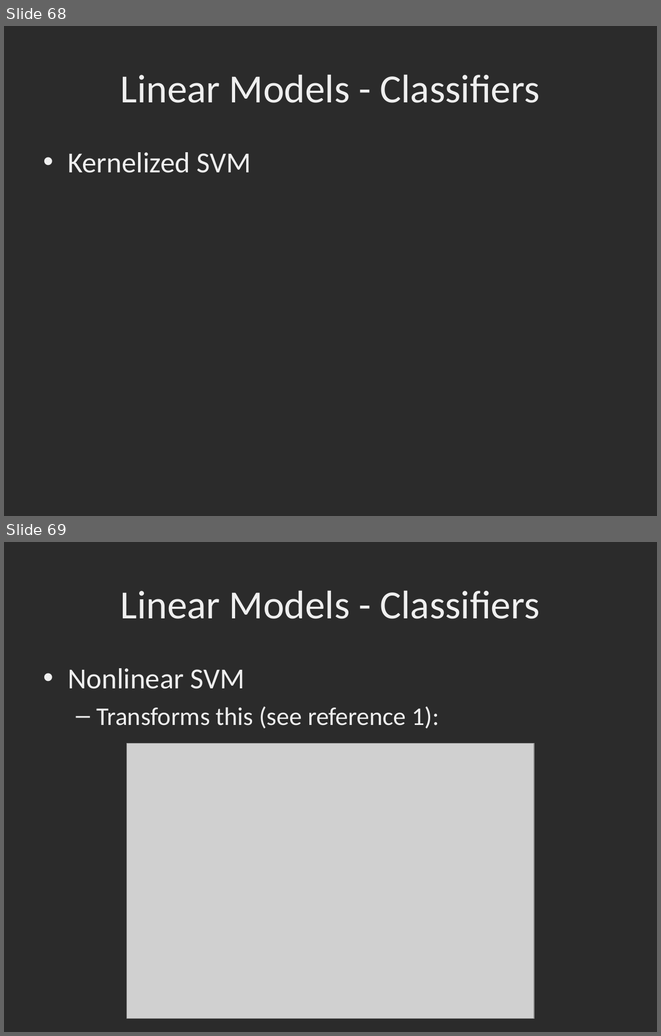
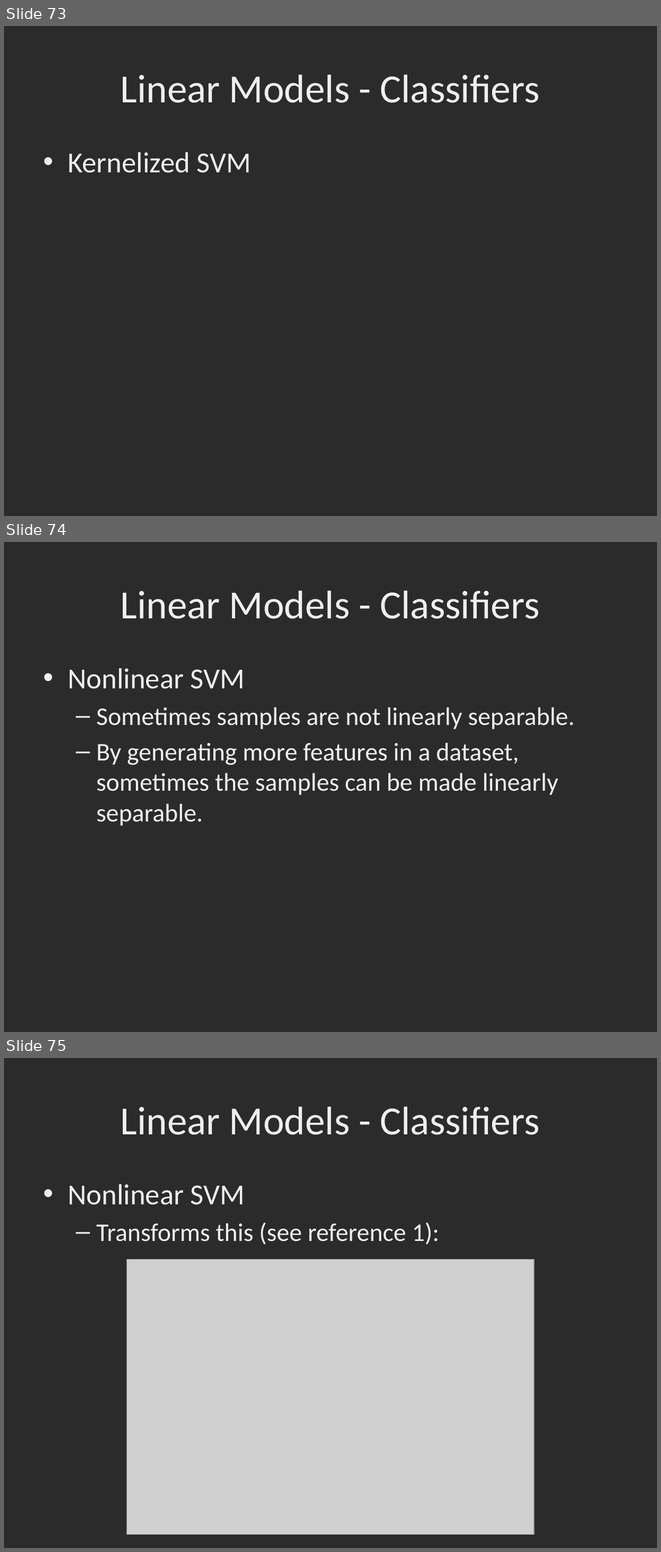
Before and after one commit to dbowmans46/PracticalProgramming, a slide deck: Session 7 - Python/Instructional Material/Session 7 - Python Brief Intro to Machine Learning with Scikit Learn.pptx. Shown one above the other, each under a label of ours: slides 68 and 69 before the commit, slides 73, 74 and 75 after it. The pictures are 661x1036 and 661x1552 pixels, drawn with LibreOffice and Linux fonts; fonts in the diff are those of the drawing; grey boxes stand for pictures; background and template pictures are left out; a plain dark background stands for a picture behind light text. Boxes give left, top, right and bottom in pixels: in the first picture for what was removed or moved away, otherwise in the second. Text is boxed around its words. In the diff, an @@ line names an element or a change of style, - is before the commit and + after.

Commit message:
Added docstrings to MLHelper, fixed linear equations in slides, added SVM slides, updated logistic regression and regularization slides, SVM code, fixed Logistic Regression code.

```diff
--- a/Session 7 - Python/Instructional Material/Session 7 - Python Brief Intro to Machine Learning with Scikit Learn.pptx
+++ b/Session 7 - Python/Instructional Material/Session 7 - Python Brief Intro to Machine Learning with Scikit Learn.pptx
@@ slide 74 added at [4,542,657,1032], background picture (left out) @@
@@ title added at [121,590,540,619], 44 pt, text #EFEFEF @@
+Linear Models - Classifiers
@@ text added at [68,668,574,826], 28 pt, text #EFEFEF @@
+• Nonlinear SVM
+  – Sometimes samples are not linearly separable.
+  – By generating more features in a dataset, sometimes the samples can be made linearly separable.
@@ what was slide 68 is now slide 73 @@
@@ what was slide 69 is now slide 75 @@
```
Also in this commit, not shown: 3 slides changed, 9 other slides added, 1 slide removed, 2 other files.
